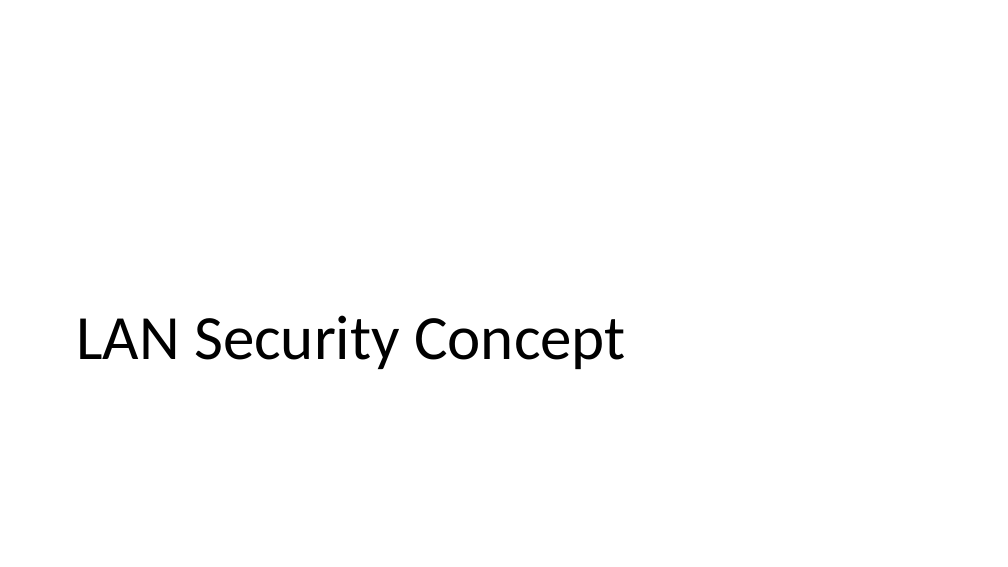
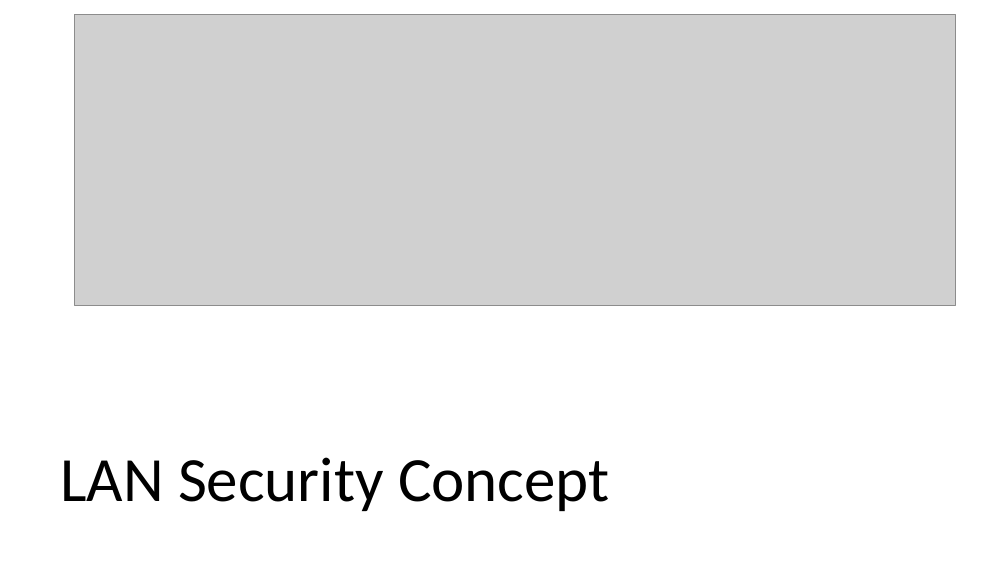
Before and after one commit to setu-comp-sci-2025/computer-systems-networks, a slide deck: slide 26 of topic-05-week5/unit-1/talk-2-Basic-Switch-Config/switch-config.pptx. Drawn at 1008x567 pixels with LibreOffice and Linux fonts; fonts in the diff are those of the drawing; grey boxes stand for pictures. Boxes give left, top, right and bottom in pixels: in the first picture for what was removed or moved away, otherwise in the second. Text is boxed around its words. In the diff, an @@ line names an element or a change of style, - is before the commit and + after.

```diff
--- a/topic-05-week5/unit-1/talk-2-Basic-Switch-Config/switch-config.pptx
+++ b/topic-05-week5/unit-1/talk-2-Basic-Switch-Config/switch-config.pptx
@@ picture added at (74,14,955,306) @@
@@ title "LAN Security Concept": place and size @@
-title "LAN Security Concept" at (76,315,626,369)
+title "LAN Security Concept" at (60,457,610,511)
```
Also in this commit, not shown: 3 other files.
